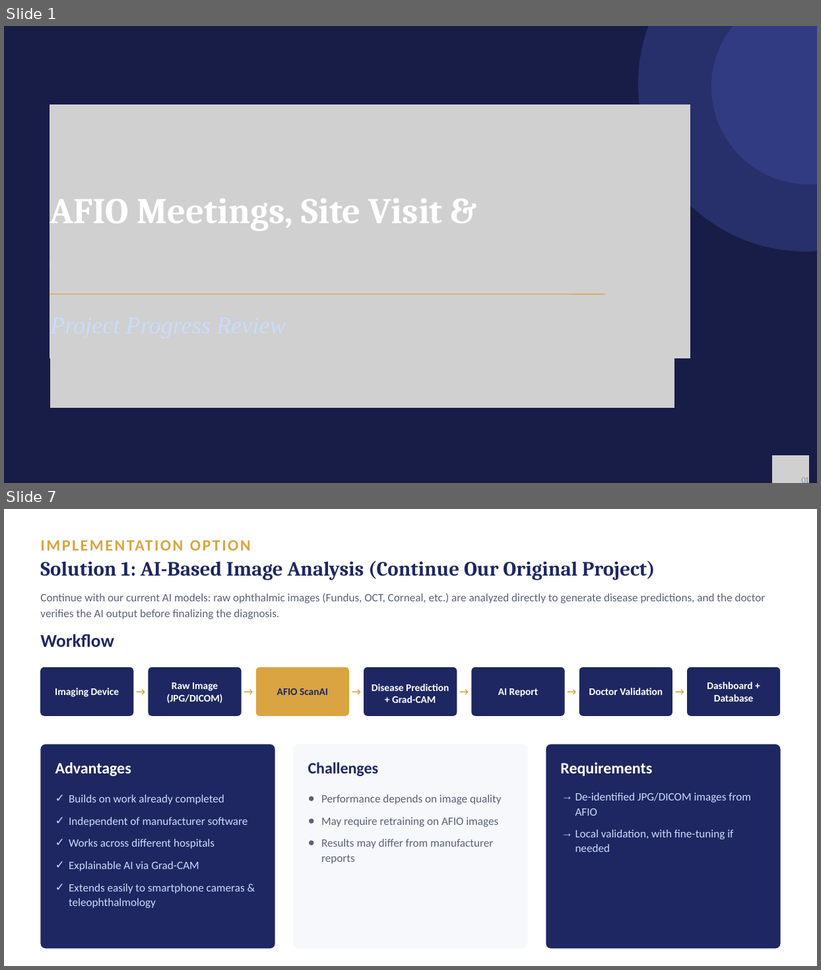
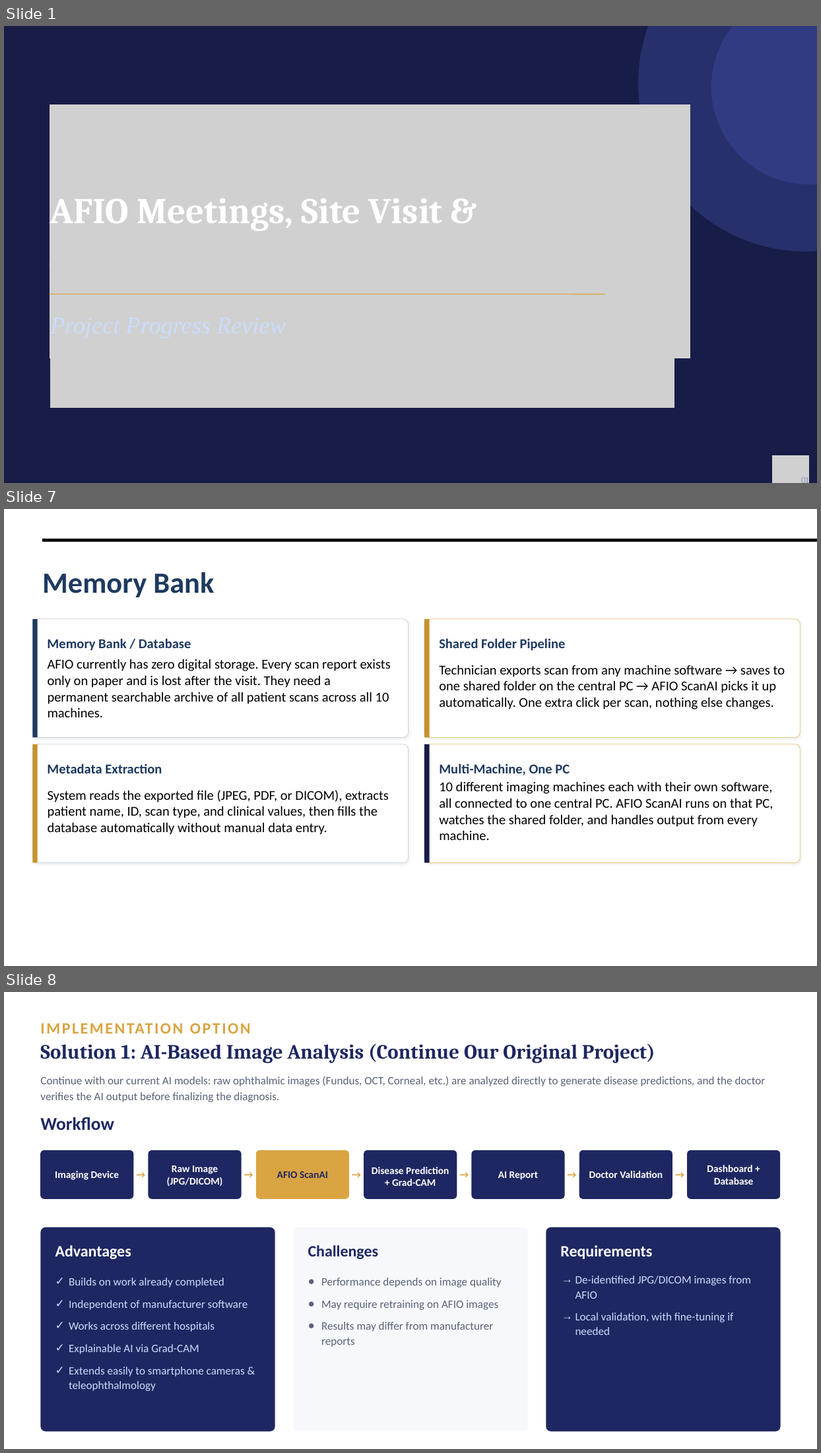
Before and after one commit to arsalsaeed27/AI-Based-Screening-System, a slide deck: Docs/PPT/AFIO Updated Sol..pptx. Shown one above the other, each under a label of ours: slides 1 and 7 before the commit, slides 1, 7 and 8 after it; the slides between them are not shown. The pictures are 821x970 and 821x1453 pixels, drawn with LibreOffice and Linux fonts; fonts in the diff are those of the drawing; grey boxes stand for pictures. Boxes give left, top, right and bottom in pixels: in the first picture for what was removed or moved away, otherwise in the second. Text is boxed around its words. In the diff, an @@ line names an element or a change of style, - is before the commit and + after.

Commit message:
OCR for report analyzer

```diff
--- a/Docs/PPT/AFIO Updated Sol..pptx
+++ b/Docs/PPT/AFIO Updated Sol..pptx
@@ slide 7 added at bbox=[4, 509, 817, 966], background #FFFFFF @@
@@ rectangle added at bbox=[42, 539, 817, 542], fill #000000 @@
@@ text added at bbox=[42, 572, 214, 597], 52 pt, text #1E3A5F, bold @@
+Memory Bank
@@ rounded rectangle added at bbox=[32, 619, 408, 738], fill #FFFFFF, outline #CBD5E1 1 pt @@
@@ rectangle added at bbox=[32, 619, 38, 738], fill #1E3A5F @@
@@ rounded rectangle added at bbox=[424, 619, 800, 738], fill #FFFFFF, outline #E9C87A 1 pt @@
@@ rectangle added at bbox=[424, 619, 429, 738], fill #C5922D @@
@@ text added at bbox=[47, 638, 191, 651], 24 pt, text #1E3A5F, bold @@
+Memory Bank / Database
@@ text added at bbox=[439, 638, 566, 651], 24 pt, text #1E3A5F, bold @@
+Shared Folder Pipeline
@@ text added at bbox=[48, 659, 391, 718], 24 pt, text #000000 @@
+AFIO currently has zero digital storage. Every scan report exists only on paper and is lost after the visit. They need a permanent searchable archive of all patient scans across all 10 machines.
@@ text added at bbox=[439, 665, 785, 710], 24 pt, text #000000 @@
+Technician exports scan from any machine software → saves to one shared folder on the central PC → AFIO ScanAI picks it up automatically. One extra click per scan, nothing else changes.
@@ rounded rectangle added at bbox=[32, 745, 408, 863], fill #FFFFFF, outline #CBD5E1 1 pt @@
@@ rectangle added at bbox=[32, 745, 38, 863], fill #C5922D @@
@@ rounded rectangle added at bbox=[424, 745, 800, 863], fill #FFFFFF, outline #E9C87A 1 pt @@
@@ rectangle added at bbox=[424, 745, 429, 863], fill #171D47 @@
@@ text added at bbox=[47, 764, 162, 774], 24 pt, text #1E3A5F, bold @@
+Metadata Extraction
@@ text added at bbox=[439, 764, 570, 776], 24 pt, text #1E3A5F, bold @@
+Multi-Machine, One PC
@@ text added at bbox=[439, 782, 774, 840], 24 pt, text #000000 @@
+10 different imaging machines each with their own software, all connected to one central PC. AFIO ScanAI runs on that PC, watches the shared folder, and handles output from every machine.
@@ text added at bbox=[48, 790, 389, 835], 24 pt, text #000000 @@
+System reads the exported file (JPEG, PDF, or DICOM), extracts patient name, ID, scan type, and clinical values, then fills the database automatically without manual data entry.
@@ what was slide 7 is now slide 8 @@
```
Also in this commit, not shown: 6 slides changed, 13 other files.
